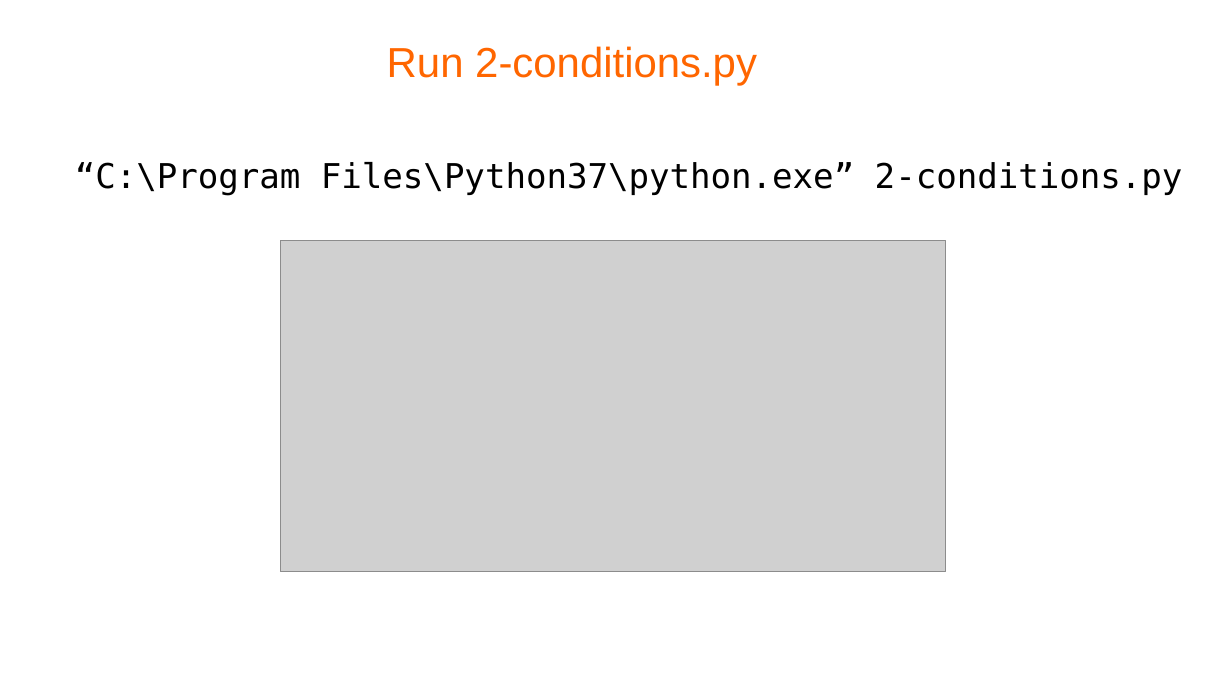
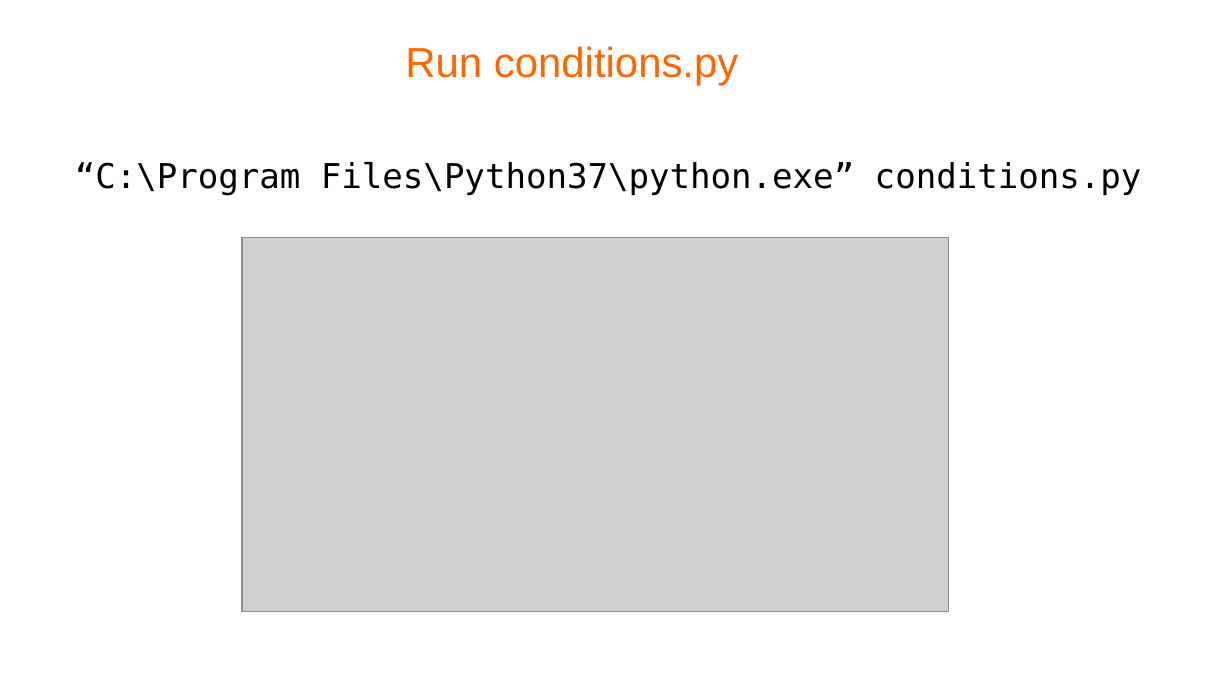
Before and after one commit to pellcorp/coding, a slide deck: slide 11 of docs/python-coding.odp. Drawn at 1232x693 pixels with LibreOffice and Linux fonts; fonts in the diff are those of the drawing; grey boxes stand for pictures; background and template pictures are left out. Boxes give left, top, right and bottom in pixels: in the first picture for what was removed or moved away, otherwise in the second. Text is boxed around its words. In the diff, an @@ line names an element or a change of style, - is before the commit and + after.

```diff
--- a/docs/python-coding.odp
+++ b/docs/python-coding.odp
@@ title at (405,46,739,85): text changed @@
-Run 2-conditions.py
+Run conditions.py
@@ text at (75,162,1142,195): text changed @@
-“C:\Program Files\Python37\python.exe” 2-conditions.py
+“C:\Program Files\Python37\python.exe” conditions.py
@@ picture: place and size @@
-picture at (281,240,947,572)
+picture at (243,238,949,612)
```
Also in this commit, not shown: 4 other slides changed, 1 other file.
